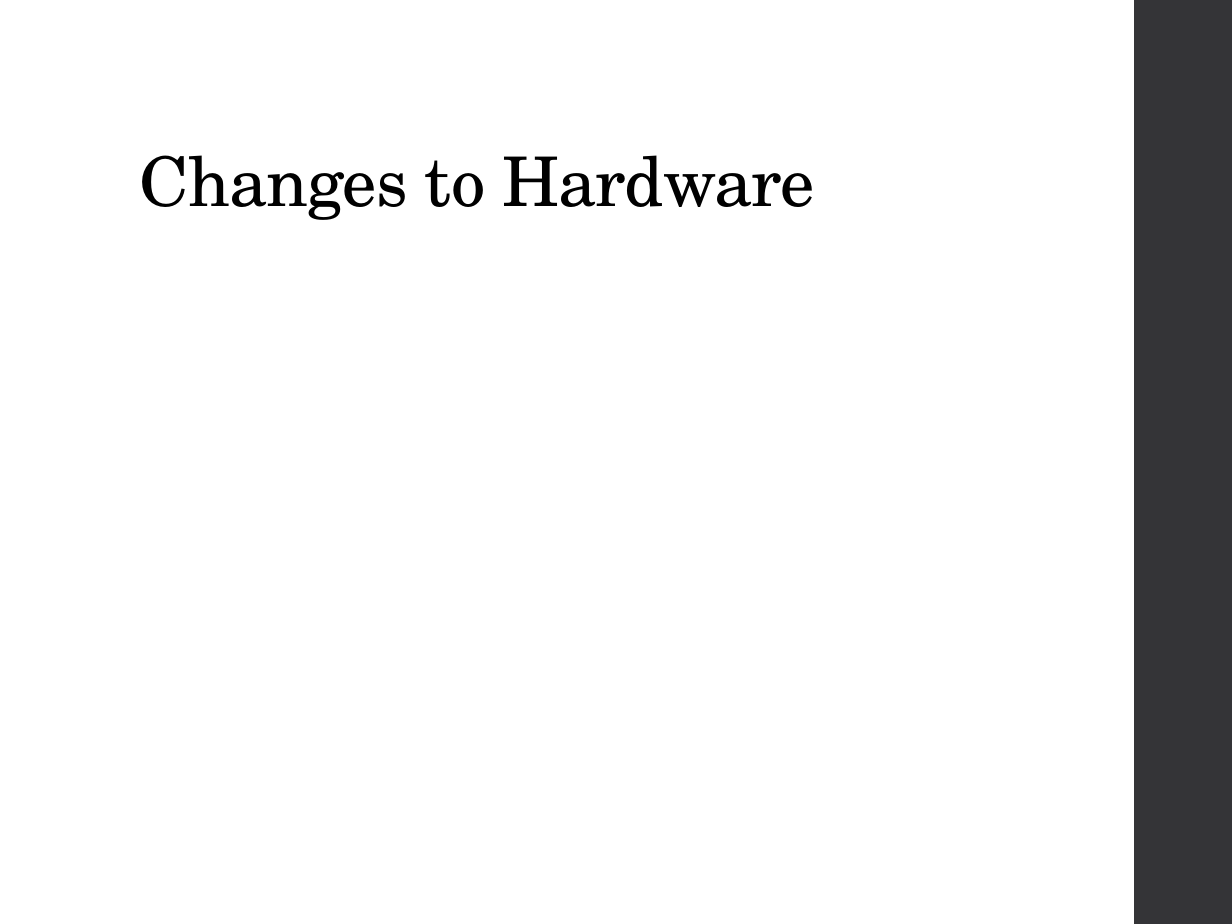
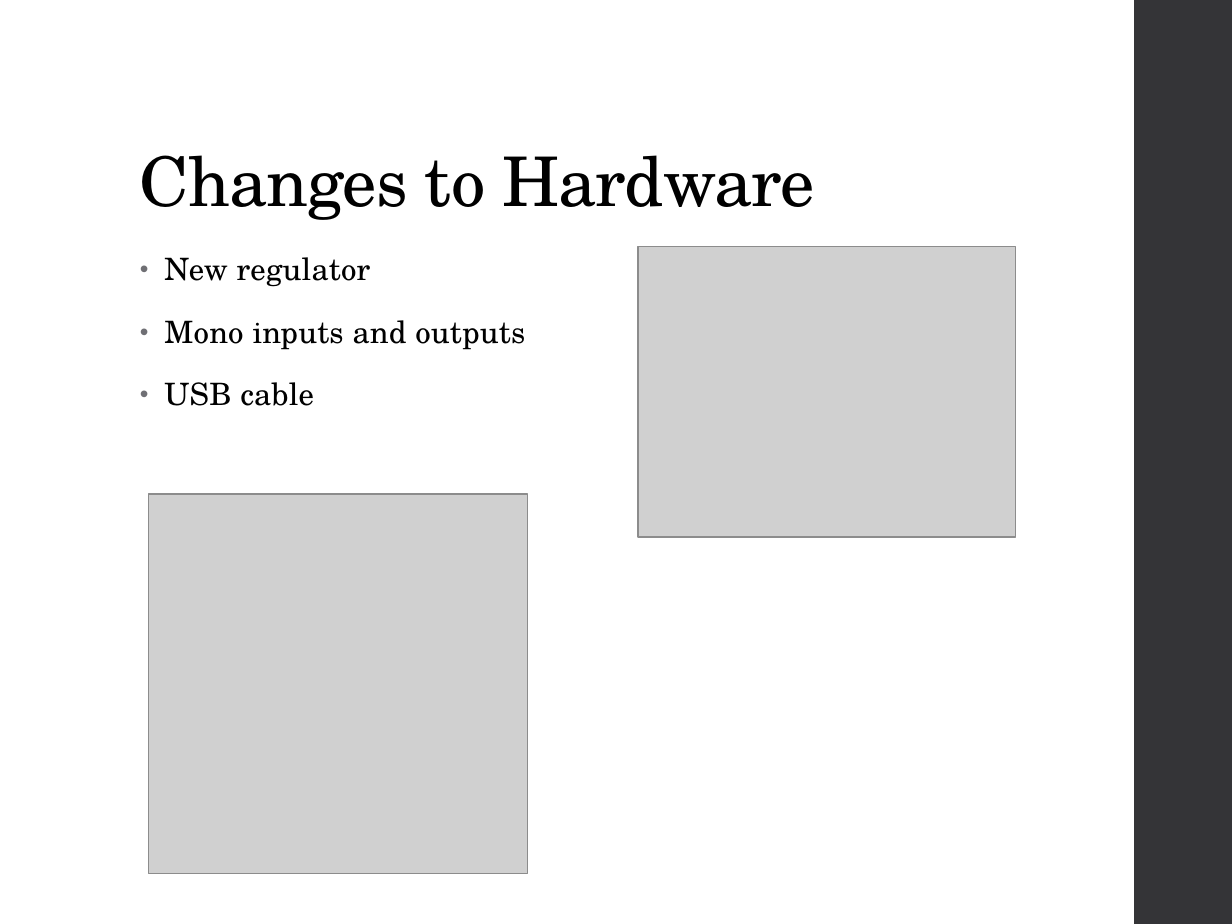
Before and after one commit to aflyingcougar/elc-4438-wah-pedal, a slide deck: slide 5 of Presentation/Final Presentation.pptx. Drawn at 1232x924 pixels with LibreOffice and Linux fonts; fonts in the diff are those of the drawing; grey boxes stand for pictures. Boxes give left, top, right and bottom in pixels: in the first picture for what was removed or moved away, otherwise in the second. Text is boxed around its words. In the diff, an @@ line names an element or a change of style, - is before the commit and + after.

```diff
--- a/Presentation/Final Presentation.pptx
+++ b/Presentation/Final Presentation.pptx
@@ text added at (x1=164, y1=257, x2=525, y2=406), 18 pt, text #000000 @@
+• New regulator
+• Mono inputs and outputs
+• USB cable
@@ picture added at (x1=638, y1=246, x2=1015, y2=537) @@
@@ picture added at (x1=148, y1=494, x2=527, y2=873) @@
```
Also in this commit, not shown: 6 other slides changed, 4 slides added, 3 slides removed, 6 other files.
